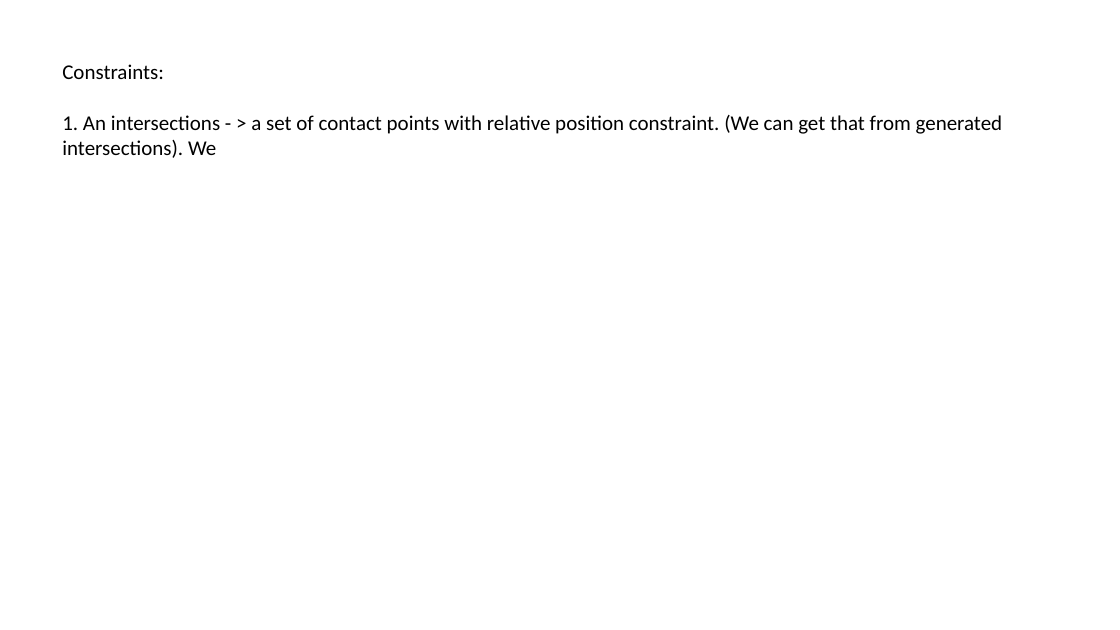
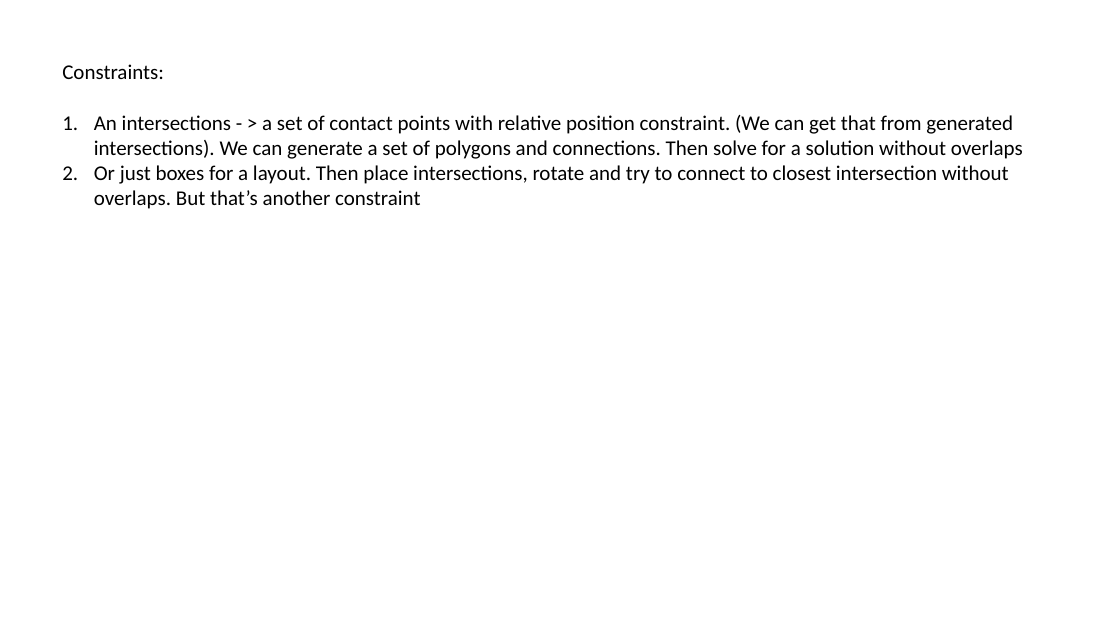
Before and after one commit to AugmentedDesignLab/junction-art, a slide deck: slide 9 of plan/road gen plan.pptx. Drawn at 1120x630 pixels with LibreOffice and Linux fonts; fonts in the diff are those of the drawing. Boxes give left, top, right and bottom in pixels: in the first picture for what was removed or moved away, otherwise in the second. Text is boxed around its words. In the diff, an @@ line names an element or a change of style, - is before the commit and + after.

Commit message:
plan updated

```diff
--- a/plan/road gen plan.pptx
+++ b/plan/road gen plan.pptx
@@ text at [94,115,1023,209]: text changed @@
-1. An intersections - > a set of contact points with relative position constraint. (We can get that from generated intersections). We
+1. An intersections - > a set of contact points with relative position constraint. (We can get that from generated intersections). We can generate a set of polygons and connections. Then solve for a solution without overlaps
+2. Or just boxes for a layout. Then place intersections, rotate and try to connect to closest intersection without overlaps. But that’s another constraint
```
